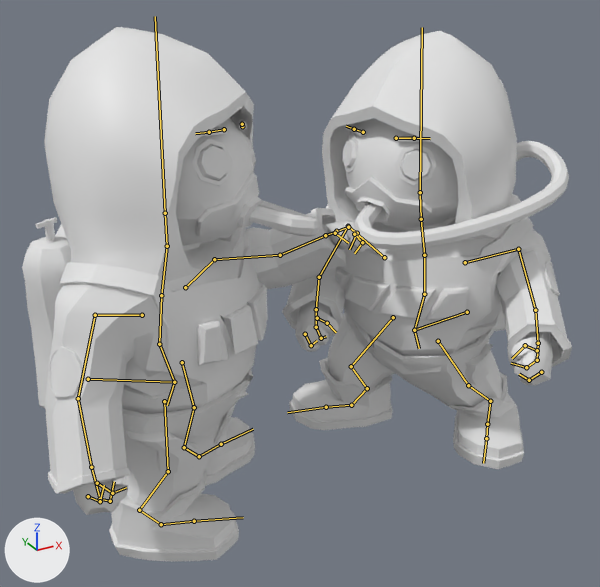
The Blender file LucaNaselli_StalkerBoi_Animation_Fight.blend as it was, and as the next commit left it.
Before and after are seen from a 50 mm camera at (-1.121, -1.959, 1.57) aimed at (-0.079, -0.065, 0.622). The axes (+X, +Y, +Z) are drawn at lower left. The lights are the same throughout. Both versions are drawn at frame 50 of the action 'ArmatureAction.003'; the numbers are the values there. The bones that bend it are drawn over the model as lines. Materials are left out; every surface is plain grey.

The first picture shows 'Model.001', 'Model.002'.
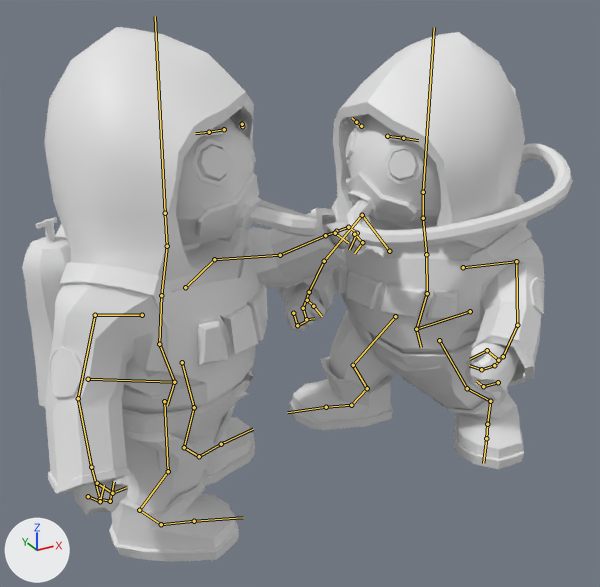
Location of each change, [x1, y1, x2, y2] in pixels of the pictures (600 x 587 px):
'Model.001', posed
    before: [282, 31, 572, 469]
    after: [278, 32, 573, 469]
bone 'ROOT', root to tip
    before: (467, 312) to (414, 330)
    after: (470, 311) to (416, 329)
bone 'Chest_top', root to tip
    before: (424, 255) to (421, 219)
    after: (426, 254) to (423, 218)
bone 'Arm_Mid.l', root to tip
    before: (518, 249) to (535, 310)
    after: (516, 261) to (517, 325)
bone 'Hand.l', root to tip
    before: (538, 343) to (537, 360)
    after: (503, 356) to (494, 365)

The edits, one by one:
Bone 'ROOT' (bone_root) moves from (0.078, 0.172, 0.032) to (0.078, 0.162, 0.028).
Bone 'ROOT' (bone_root) turns from (-2, 0, 0) to (-1, 0, 0) degrees about its own x, y and z.
Bone 'Chest_top' (bone_chest_top) turns from (-3, 17, -9) to (-3, 4, -9) degrees about its own x, y and z.
Bone 'Arm_Mid.l' (bone_arm_mid_l) turns from (-35, -31, -36) to (-34, -32, -38) degrees about its own x, y and z.
Bone 'Hand.l' (bone_hand_l) turns from (0, 0, 0) to (5, -1, -15) degrees about its own x, y and z.
